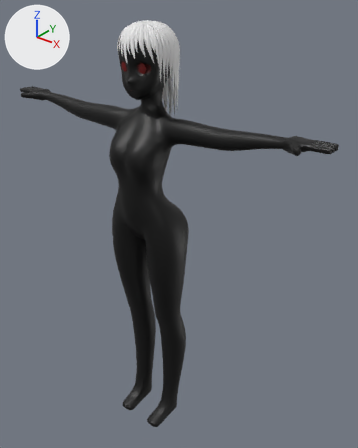
One commit to the glTF model android/assets/model/player/female.glb: the scene before it, then after it.
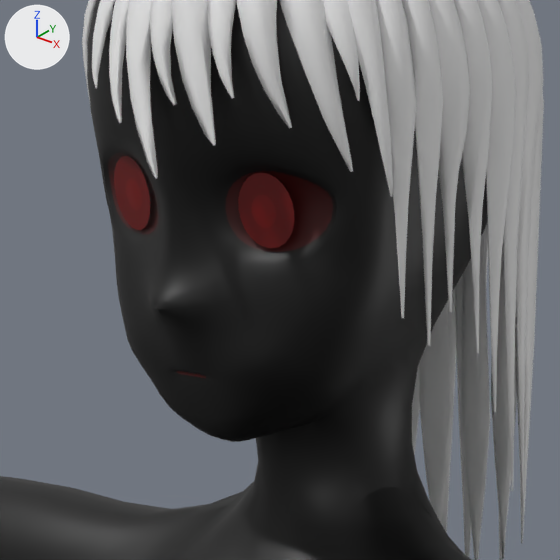
Each version is shown whole from a 50 mm camera at (1.248, -1.349, 1.889) aimed at (0.068, 0.126, 0.974), then close up on the part from 30% to 51% of the width and 9% to 26% of the height. Every picture has the same lights, and +X, +Y and +Z are marked at upper left. Where no turn or scale is listed for an object, it has been applied to the vertices. Vertices at the same position are counted once.

Before the edit, the objects in view are built like this:
```python
me_nurbspath = bpy.data.meshes.new('NurbsPath')
me_nurbspath.from_pydata(...)  # 4216 vertices, 7474 faces; spans x -0.106..0.103, y -0.091..0.159, z 1.403..1.773
me_nurbspath.materials.append(mat_mathair)  # white #e7e7e7
me_plane = bpy.data.meshes.new('Plane')
me_plane.from_pydata(...)  # 6498 vertices, 12940 faces; spans x -0.74..0.74, y -0.12..0.15, z 0.0..1.76
me_plane.materials.append(mat_matbase)
ob_genedhairmesh = bpy.data.objects.new('GenedHairMesh', me_nurbspath)
ob_genedhairmesh.location = (0.0, 0.0, 0.0)
ob_plane = bpy.data.objects.new('Plane', me_plane)
ob_plane.location = (0.0, 0.0, 0.0)
```
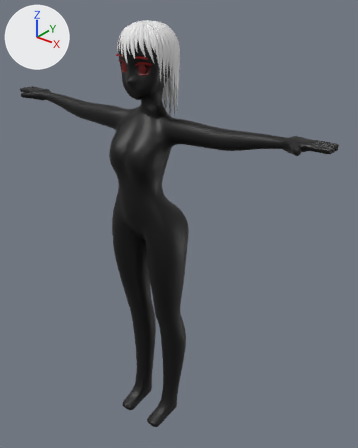
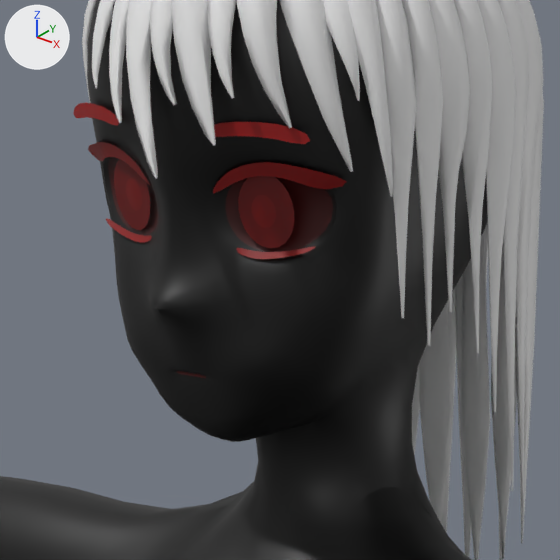
Changed parts and their boxes (x1, y1, x2, y2) in the close-ups (560 x 560 px):
```json
{"part": 1, "of": "me_plane", "change": "built on", "before": [91, 108, 336, 294], "after": [74, 76, 377, 294]}
```

Edits to the scene script, one JSON object a line:
```json
{"block": "me_plane", "where": "# used by ob_plane; location = (0.0, 0.0, 0.0)"}
{"op": "remove", "block": "me_plane", "code": "me_plane.from_pydata(...)  # 6498 vertices, 12940 faces; spans x -0.74..0.74, y -0.12..0.15, z 0.0..1.76"}
{"op": "add", "block": "me_plane", "code": "me_plane.from_pydata(...)  # 6672 vertices, 13148 faces; spans x -0.74..0.74, y -0.12..0.15, z 0.0..1.76"}
{"block": "me_plane", "change": "me_plane part 1: 48 vertices moved within x -0.07..0.07, y -0.06..-0.04, z 1.6..1.65; 174 vertices added at x -0.08..0.08, y -0.07..-0.03, z 1.6..1.67"}
```
